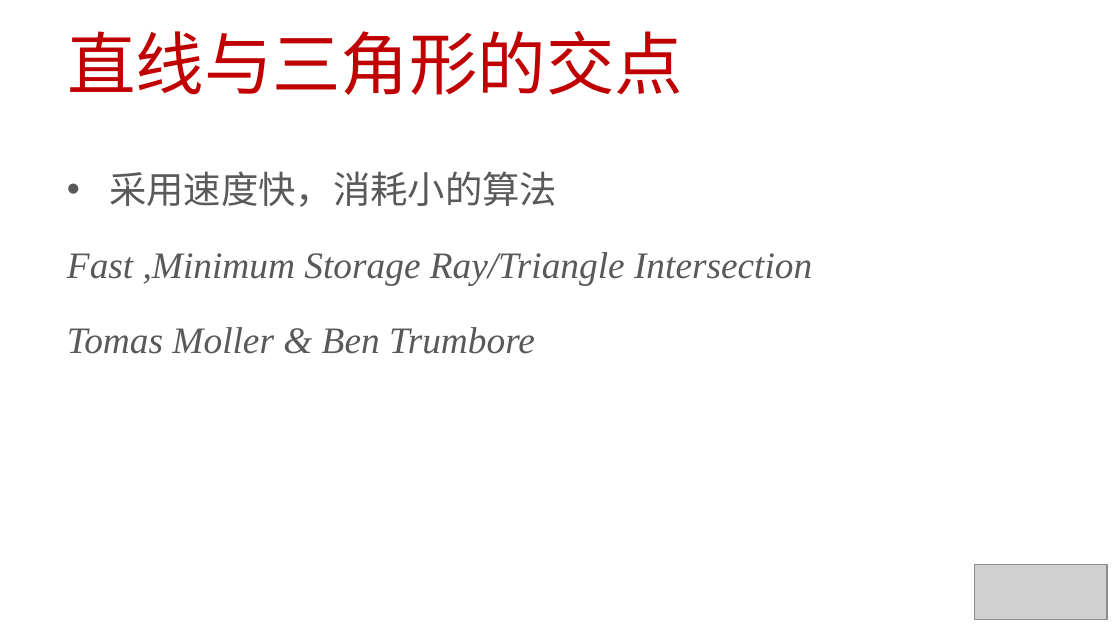
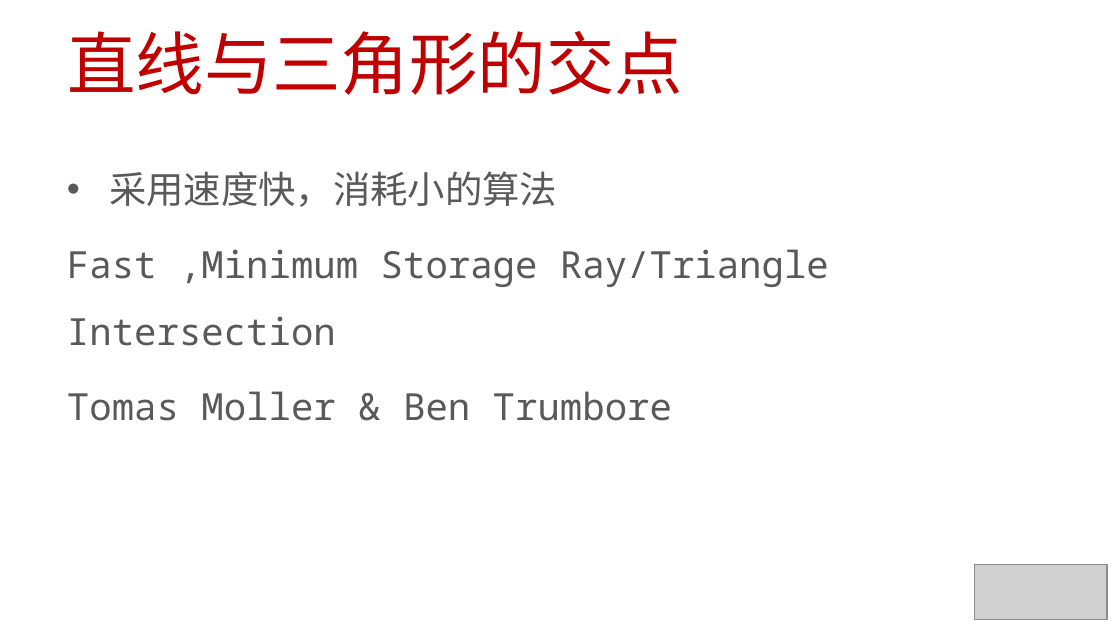
Before and after one commit to 0000duck/ComputerGraphicsBasics, a slide deck: slide 7 of PPT/C++练习直线与三角形的交点.pptx. Drawn at 1120x630 pixels with LibreOffice and Linux fonts; fonts in the diff are those of the drawing; grey boxes stand for pictures. Boxes give left, top, right and bottom in pixels: in the first picture for what was removed or moved away, otherwise in the second. Text is boxed around its words. In the diff, an @@ line names an element or a change of style, - is before the commit and + after.

```diff
--- a/PPT/C++练习直线与三角形的交点.pptx
+++ b/PPT/C++练习直线与三角形的交点.pptx
@@ text at box(67, 249, 829, 421): font Times New Roman to Noto Sans Mono, italic off in "Fast ,Minimum Storage Ray/Triangle Intersection", "Tomas Moller & Ben Trumbore" @@
```
Also in this commit, not shown: 1 other file.
